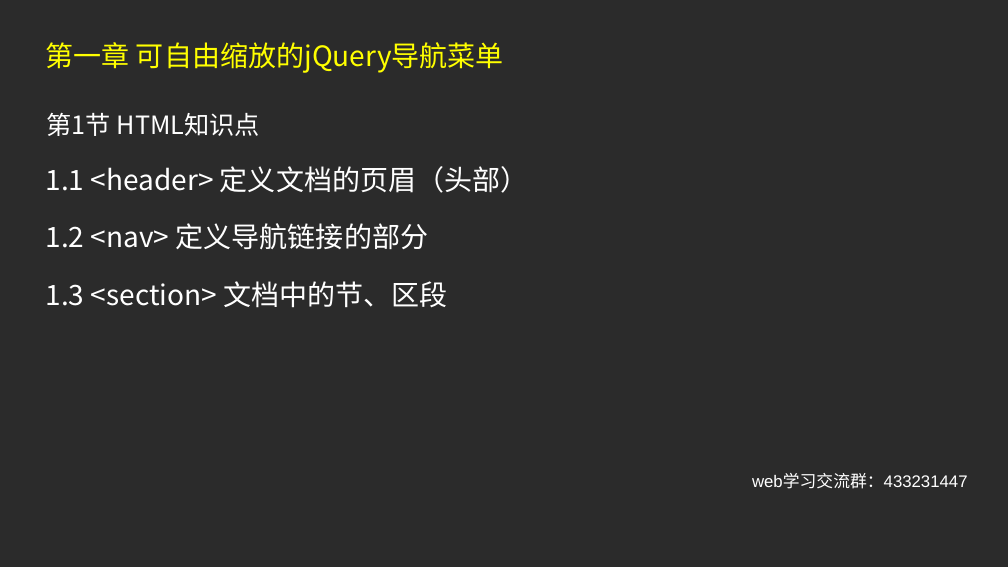
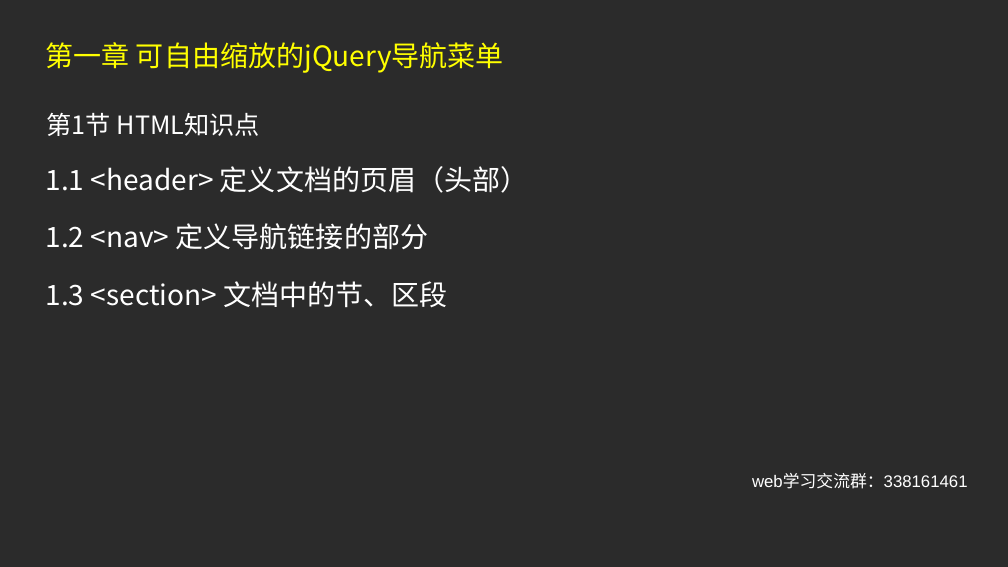
Before and after one commit to XiaoMuCOOL/HTML5, a slide deck: slide 3 of 06.可自由缩放的jQuery导航菜单/可自由缩放的jQuery导航菜单.ppt. Drawn at 1008x567 pixels with LibreOffice and Linux fonts; fonts in the diff are those of the drawing; background and template pictures are left out; a plain dark background stands for a picture behind light text. Boxes give left, top, right and bottom in pixels: in the first picture for what was removed or moved away, otherwise in the second. Text is boxed around its words. In the diff, an @@ line names an element or a change of style, - is before the commit and + after.

```diff
--- a/06.可自由缩放的jQuery导航菜单/可自由缩放的jQuery导航菜单.ppt
+++ b/06.可自由缩放的jQuery导航菜单/可自由缩放的jQuery导航菜单.ppt
@@ text at bbox=[752, 474, 968, 489]: text changed @@
-web学习交流群：433231447
+web学习交流群：338161461
```
Also in this commit, not shown: 5 other slides changed, 3 other files.
